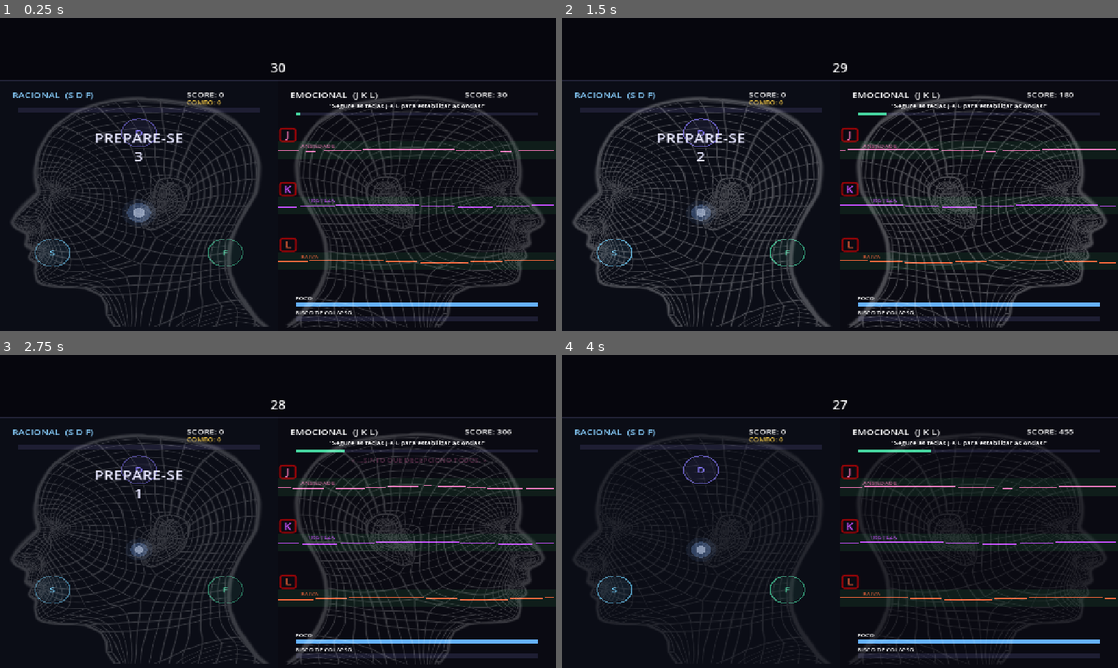
Above: before the commit, frames 1-4 (two rows, left to right).
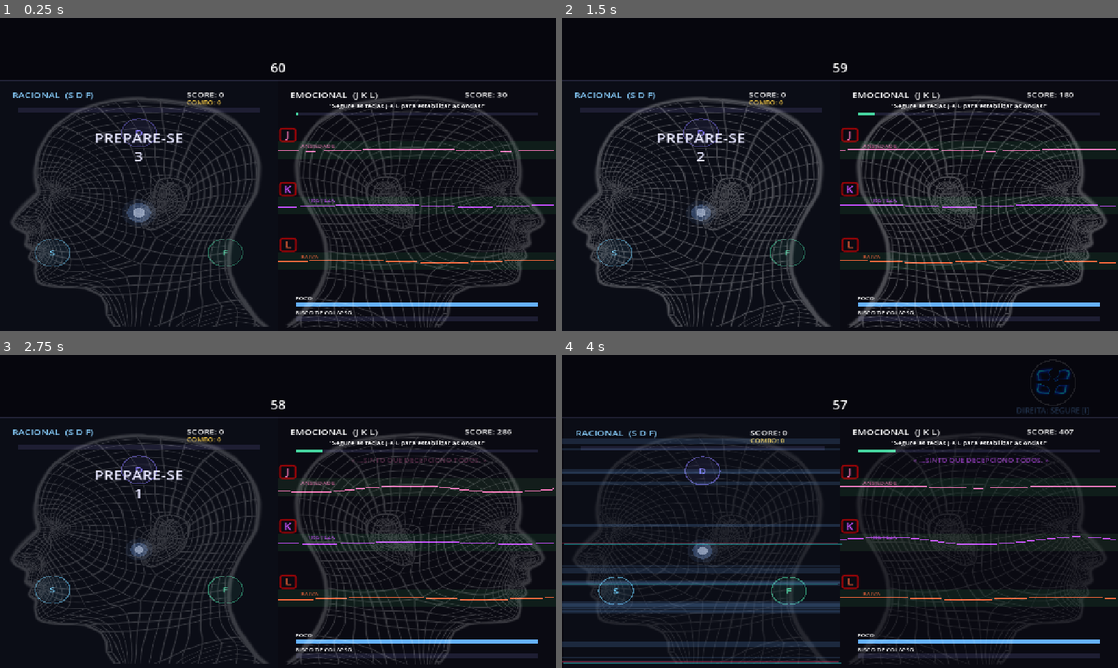
Above: after the commit, the same moments.

Repository: joaopedrogiancolidev/Gamejam42
Game: Godot game, scene res://scenes/Hub.tscn
The game is run twice, just before and just after one commit, with the same random seed, the same clock (stepped at 60 frames per second) and the same inputs. Sound files missing from this copy of the repository are replaced by a short silence.
Inputs:
- Up to frame 1 (0.25 s): no input
- Up to frame 2 (1.5 s): tap Enter at 0.5 s; hold D 0.53-1.28 s; tap E at 0.6 s; tap Space at 0.77 s; tap I at 0.8, 1.35 s; hold S from 1.28 s (still down)
- Up to frame 3 (2.75 s): tap Space at 1.52 s; tap E at 1.55, 2.1 s; release S at 2.03 s; hold D from 2.03 s (still down); tap I at 2.3 s
- Up to frame 4 (4 s): tap I at 2.85, 3.8 s; tap Space at 3.02, 3.77 s; tap E at 3.05 s; release D at 3.53 s; hold S from 3.53 s (still down); tap J at 3.6 s

The runs differ from the first frame. In frame 1, 0.2% of the frame differs, in the area x 6-54%, y 14-80%; in frame 2, 0.2%; in frame 3, 0.3%; in frame 4, 11%, in the area x 0-100%, y 1-99%.

Commit message:
feat: glitches assimetricos no Hub + partida de 60s e dificuldade maior
Sistema de GLITCHS na faixa do topo do Hub: durante a partida nascem
glitches que embaralham/escondem um dos lados (tremor + estatica +
notas piscando). Quem sofre nao conserta sozinho: o aviso aparece do
lado de quem conserta, que precisa SEGURAR uma tecla extra (~1.7s) -
direita segura I para glitch da esquerda, esquerda segura E para o da
direita. Botao quebrado se reconstroi (frames 5->0) conforme o conserto.

- Novo GlitchManager.gd (gimmick assimetrico, baixo acoplamento)
- Partida estendida de 30s para 60s (Hub/Overlay/Waves)
- Dance mais dificil: BPM 90, janelas mais apertadas, holds/acordes, meta 2800
- Waves mais dificil: DIFICULDADE_MULT 0.68, meta 2600
- Glitches mais frequentes e mais dificeis de consertar

Co-Authored-By: Claude Opus 4.8 <noreply@anthropic.com>

Diff:
--- a/scenes/Hub.tscn
+++ b/scenes/Hub.tscn
@@ -6,6 +6,7 @@
 [ext_resource type="Script" uid="uid://cv0t765ay2tka" path="res://scripts/Overlay.gd" id="4_overlay"]
 [ext_resource type="AudioStream" uid="uid://bwswl0pgqsgh4" path="res://assets/music/Zeta - RAM.mp3" id="5_1t77w"]
 [ext_resource type="Texture2D" uid="uid://c4q2iaj4rbw65" path="res://assets/background_2.png" id="6_tm630"]
+[ext_resource type="Script" path="res://scripts/GlitchManager.gd" id="7_glitch"]
 
 [node name="Hub" type="Node2D" unique_id=454329926]
 script = ExtResource("1_hub")
@@ -35,13 +36,16 @@
 offset_bottom = 720.0
 color = Color(0.5, 0.4, 0.8, 0.5)
 
+[node name="GlitchManager" type="Node2D" parent="UI" unique_id=778451293]
+script = ExtResource("7_glitch")
+
 [node name="Cronometro" type="Label" parent="UI/Overlay" unique_id=2125937120]
 offset_top = 92.0
 offset_right = 1280.0
 offset_bottom = 132.0
 pivot_offset = Vector2(640, 112)
 theme_override_font_sizes/font_size = 30
-text = "30"
+text = "60"
 horizontal_alignment = 1
 
 [node name="bg_music" type="AudioStreamPlayer" parent="." unique_id=1073164063]
--- /dev/null
+++ b/scripts/GlitchManager.gd
@@ -0,0 +1,237 @@
+extends Node2D
+
+# ============================================================
+#  GLITCH MANAGER  -  GIMMICK ASSIMÉTRICO DO HUB
+#
+#  Durante a partida, "glitches" nascem na FAIXA DO TOPO e
+#  ATRAPALHAM um dos lados (embaralham/escondem a tela daquele
+#  minigame: tremor + estática + notas piscando).
+#
+#  A pegada: quem sofre o glitch NÃO consegue consertar sozinho.
+#  Só o OUTRO LADO conserta, SEGURANDO uma tecla extra ~1.5s
+#  (uma tarefinha a mais enquanto ainda tem que jogar o próprio
+#  minigame). O botão quebrado vai se restaurando (frames 5->0)
+#  conforme o anel de progresso enche.
+#
+#   - Glitch na ESQUERDA (Dance/azul)  -> direita SEGURA [I]
+#   - Glitch na DIREITA  (Waves/vermelho) -> esquerda SEGURA [E]
+#
+#  Sem acoplamento com a lógica dos minigames: só mexo na
+#  position/modulate do nó-raiz de cada lado (tremor + piscada).
+# ============================================================
+
+# regiões de cada lado (batem com o layout do Hub.tscn)
+const REGIAO_ESQ := Rect2(0, 144, 640, 576)
+const REGIAO_DIR := Rect2(640, 144, 640, 576)
+
+# teclas de conserto (uma por jogador; o jogador conserta o lado OPOSTO)
+const TECLA_REPARO_ESQ := KEY_E   # jogador esquerdo -> conserta glitch da DIREITA
+const TECLA_REPARO_DIR := KEY_I   # jogador direito  -> conserta glitch da ESQUERDA
+
+# ritmo de spawn
+const PRIMEIRO_SPAWN := 3.5
+const SPAWN_MIN := 4.0
+const SPAWN_MAX := 6.5
+
+const HOLD_TIME := 1.7            # segundos segurando pra consertar
+const DECAY := 0.9               # quão rápido o progresso regride ao soltar
+const JITTER := 8.0              # amplitude do tremor (px)
+
+@onready var _font: Font = ThemeDB.fallback_font
+
+var _dance: Node2D
+var _waves: Node2D
+var _base_esq: Vector2
+var _base_dir: Vector2
+
+var _frames_azul: Array[Texture2D] = []
+var _frames_verm: Array[Texture2D] = []
+
+# estado do glitch atual (um por vez, pra ficar legível)
+var _ativo: bool = false
+var _lado: String = ""           # "esq" | "dir"
+var _progresso: float = 0.0
+var _spawn_t: float = PRIMEIRO_SPAWN
+var _pulse: float = 0.0
+var _prev_estado: String = "rodando"
+
+
+func _ready() -> void:
+	_dance = owner.get_node("Dance")
+	_waves = owner.get_node("Waves")
+	_base_esq = _dance.position
+	_base_dir = _waves.position
+	_frames_azul = _carregar_frames("res://assets/broken_botton_blue/broken_botton_blue")
+	_frames_verm = _carregar_frames("res://assets/broken_botton_red/broken_botton_red")
+
+
+func _carregar_frames(prefixo: String) -> Array[Texture2D]:
+	var fs: Array[Texture2D] = []
+	for i in range(16):
+		var caminho := "%s%d.png" % [prefixo, i]
+		if ResourceLoader.exists(caminho):
+			fs.append(load(caminho) as Texture2D)
+		elif fs.size() > 0:
+			break
+	return fs
+
+
+func _process(delta: float) -> void:
+	var estado: String = owner.estado
+
+	# partida acabou -> limpa tudo e some
+	if estado != "rodando":
+		if _ativo or _prev_estado == "rodando":
+			_limpar()
+		_prev_estado = estado
+		queue_redraw()
+		return
+
+	# voltou a rodar (reinício) -> reseta o relógio de spawn
+	if _prev_estado != "rodando":
+		_spawn_t = PRIMEIRO_SPAWN
+	_prev_estado = estado
+
+	_pulse += delta
+
+	if _ativo:
+		_atualizar_glitch(delta)
+	else:
+		_spawn_t -= delta
+		if _spawn_t <= 0.0:
+			_tentar_spawn()
+
+	queue_redraw()
+
+
+# ------------------------------------------------------------
+#  SPAWN
+# ------------------------------------------------------------
+func _tentar_spawn() -> void:
+	# só ataca um lado que ainda está jogando
+	var pode_esq: bool = _dance.ativo
+	var pode_dir: bool = _waves.ativo
+	if not pode_esq and not pode_dir:
+		_spawn_t = SPAWN_MIN
+		return
+
+	if pode_esq and pode_dir:
+		_lado = "esq" if randf() < 0.5 else "dir"
+	else:
+		_lado = "esq" if pode_esq else "dir"
+
+	_ativo = true
+	_progresso = 0.0
+
+
+func _atualizar_glitch(delta: float) -> void:
+	var no_afetado: Node2D = _dance if _lado == "esq" else _waves
+
+	# se o lado afetado terminou no meio do glitch, cancela
+	if not no_afetado.ativo:
+		_resolver()
+		return
+
+	# conserto: o OUTRO lado segura a tecla dele
+	var tecla: int = TECLA_REPARO_DIR if _lado == "esq" else TECLA_REPARO_ESQ
+	if Input.is_key_pressed(tecla):
+		_progresso += delta / HOLD_TIME
+	else:
+		_progresso = maxf(0.0, _progresso - delta * DECAY)
+
+	if _progresso >= 1.0:
+		_resolver()
+		return
+
+	# aplica o estrago visual no lado afetado (tremor + piscada)
+	var base: Vector2 = _base_esq if _lado == "esq" else _base_dir
+	var tremor := Vector2(randf_range(-JITTER, JITTER), randf_range(-JITTER, JITTER))
+	no_afetado.position = base + tremor
+	no_afetado.modulate.a = 0.25 if randf() < 0.14 else 1.0
+
+
+func _resolver() -> void:
+	_ativo = false
+	_progresso = 0.0
+	# devolve o lado afetado ao normal
+	_dance.position = _base_esq
+	_dance.modulate = Color.WHITE
+	_waves.position = _base_dir
+	_waves.modulate = Color.WHITE
+	_spawn_t = randf_range(SPAWN_MIN, SPAWN_MAX)
+
+
+func _limpar() -> void:
+	_ativo = false
+	_progresso = 0.0
+	if _dance:
+		_dance.position = _base_esq
+		_dance.modulate = Color.WHITE
+	if _waves:
+		_waves.position = _base_dir
+		_waves.modulate = Color.WHITE
+
+
+# ------------------------------------------------------------
+#  DESENHO  -  estática sobre o lado + botão quebrado + prompt
+# ------------------------------------------------------------
+func _draw() -> void:
+	if not _ativo:
+		return
+
+	var regiao: Rect2 = REGIAO_ESQ if _lado == "esq" else REGIAO_DIR
+	var cor: Color = Color(0.45, 0.7, 1.0) if _lado == "esq" else Color(1.0, 0.35, 0.35)
+
+	_desenhar_estatica(regiao, cor)
+	_desenhar_botao_e_prompt(cor)
+
+
+func _desenhar_estatica(regiao: Rect2, cor: Color) -> void:
+	# bandas horizontais aleatórias = ruído de sinal
+	for i in 18:
+		var y: float = regiao.position.y + randf() * regiao.size.y
+		var h: float = randf_range(2.0, 14.0)
+		var a: float = randf_range(0.05, 0.20)
+		draw_rect(Rect2(regiao.position.x, y, regiao.size.x, h), Color(cor.r, cor.g, cor.b, a))
+
+	# RGB-split: dois slivers brilhantes deslocados
+	for i in 3:
+		var y: float = regiao.position.y + randf() * regiao.size.y
+		var off: float = randf_range(-6.0, 6.0)
+		draw_rect(Rect2(regiao.position.x + off, y, regiao.size.x, 2.0), Color(1.0, 0.2, 0.4, 0.35))
+		draw_rect(Rect2(regiao.position.x - off, y + 2.0, regiao.size.x, 2.0), Color(0.2, 1.0, 1.0, 0.35))
+
+
+func _desenhar_botao_e_prompt(cor: Color) -> void:
+	var frames: Array[Texture2D] = _frames_azul if _lado == "esq" else _frames_verm
+	# o aviso aparece do lado de QUEM CONSERTA (o lado oposto ao do glitch),
+	# pra chamar a atenção do outro jogador
+	var centro := Vector2(1130, 64) if _lado == "esq" else Vector2(150, 64)
+
+	# botão quebrado: frame 0 = inteiro, último = quebrado.
+	# progresso conserta -> volta pro frame 0.
+	if not frames.is_empty():
+		var idx: int = int(round((1.0 - _progresso) * (frames.size() - 1)))
+		idx = clampi(idx, 0, frames.size() - 1)
+		var tex: Texture2D = frames[idx]
+		var p: float = 1.0 + 0.06 * sin(_pulse * 8.0)
+		var tam := Vector2(86, 86) * p
+		draw_texture_rect(tex, Rect2(centro - tam * 0.5, tam), false)
+
+	# anel de progresso do conserto
+	var ang_fim: float = -PI / 2.0 + TAU * clampf(_progresso, 0.0, 1.0)
+	draw_arc(centro, 52.0, 0, TAU, 40, Color(1, 1, 1, 0.10), 3.0)
+	draw_arc(centro, 52.0, -PI / 2.0, ang_fim, 40, Color(0.5, 1.0, 0.7), 5.0, true)
+
+	# prompt: quem conserta e qual tecla segurar
+	if _font == null:
+		return
+	var txt: String
+	if _lado == "esq":
+		txt = "DIREITA: SEGURE [I]"
+	else:
+		txt = "ESQUERDA: SEGURE [E]"
+	var w: float = _font.get_string_size(txt, HORIZONTAL_ALIGNMENT_LEFT, -1, 18).x
+	var brilho: float = 0.6 + 0.4 * sin(_pulse * 6.0)
+	draw_string(_font, Vector2(centro.x - w / 2.0, centro.y + 70.0), txt,
+		HORIZONTAL_ALIGNMENT_LEFT, -1, 18, Color(cor.r, cor.g, cor.b, brilho))
--- a/scripts/Hub.gd
+++ b/scripts/Hub.gd
@@ -14,7 +14,7 @@
 #   - alguém COLAPSA          -> FinalGameover
 # ============================================================
 
-const DURACAO: float = 30.0
+const DURACAO: float = 60.0
 
 # pulsação do background ("respiração do cérebro")
 const BG_PULSO_VEL: float = 1.1   # rad/s (~5.7s por ciclo)
--- a/scripts/MinigameDance.gd
+++ b/scripts/MinigameDance.gd
@@ -7,18 +7,18 @@
 # ============================================================
 
 # --- Parâmetros de ritmo (editáveis no inspetor) ---
-@export var BPM: float = 75.0
+@export var BPM: float = 90.0
 @export var LEAD: float = 3.0          # tempo de preparação antes das notas
 @export var APPROACH: float = 2.5      # duração da viagem de cada nota ao alvo
 @export var BEAT_INICIAL: float = 8.0  # beat em que a primeira nota é gerada
 
 # --- Janelas de acerto (quanto maior, mais perdoador) ---
-@export var JANELA_PERFEITO: float = 0.12
-@export var JANELA_BOM: float = 0.28
+@export var JANELA_PERFEITO: float = 0.10
+@export var JANELA_BOM: float = 0.23
 
 # --- Geração de notas ---
-@export var CHANCE_HOLD: float = 0.08
-@export var CHANCE_ACORDE: float = 0.0  # 0 = sem acordes simultâneos
+@export var CHANCE_HOLD: float = 0.15
+@export var CHANCE_ACORDE: float = 0.10  # acordes simultâneos (S+D etc) pra apertar
 
 # --- Visuais ---
 @export_enum("estrela", "circulo") var ESTILO_NOTA: String = "estrela"
@@ -26,7 +26,7 @@
 @export var R_NOTA: float = 28.0
 
 # --- Contrato com o Hub ---
-@export var META: int = 1700
+@export var META: int = 2800
 var score: int = 0
 var ativo: bool = true
 var falhou: bool = false
--- a/scripts/MinigameWaves.gd
+++ b/scripts/MinigameWaves.gd
@@ -29,10 +29,10 @@
 @export var RED_THRESH: float = 0.50
 @export var RATE_SCORE: float = 120.0
 
-const DIFICULDADE_MULT: float = 0.45 # bem mais fácil - pra testar a final feliz
+const DIFICULDADE_MULT: float = 0.68 # mais agressivo: dreno/perturbação/colapso mais fortes
 
 # --- contrato com o Hub ---
-@export var META: int = 1500
+@export var META: int = 2600
 var score: int = 0
 var ativo: bool = true
 var falhou: bool = false
@@ -278,7 +278,7 @@
 	if score >= META:
 		score = META
 		ativo = false
-	elif tempo >= 30.0:
+	elif tempo >= 60.0:
 		if score < META:
 			falhou = true
 		ativo = false
--- a/scripts/Overlay.gd
+++ b/scripts/Overlay.gd
@@ -10,7 +10,7 @@
 #  últimos segundos). Moldura e Divisoria são nós estáticos.
 # ============================================================
 
-const DURACAO: float = 30.0
+const DURACAO: float = 60.0
 const URGENCIA: float = 5.0   # segundos finais em que o cronômetro fica vermelho
 
 @onready var _cronometro: Label = $Cronometro
Not shown, added: scripts/GlitchManager.gd.uid
